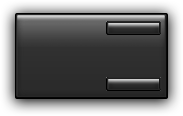
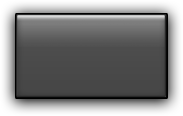
Layers edited between the first and the second 183 × 116 image:
hid group "buttons" (2 layers) over [106, 21, 161, 91]
renamed "squared copy 3" to "drop shadow", showed it, painted on it, masked it over [10, 10, 173, 106]
"body": opacity 95% → 87% over [15, 15, 168, 99]
